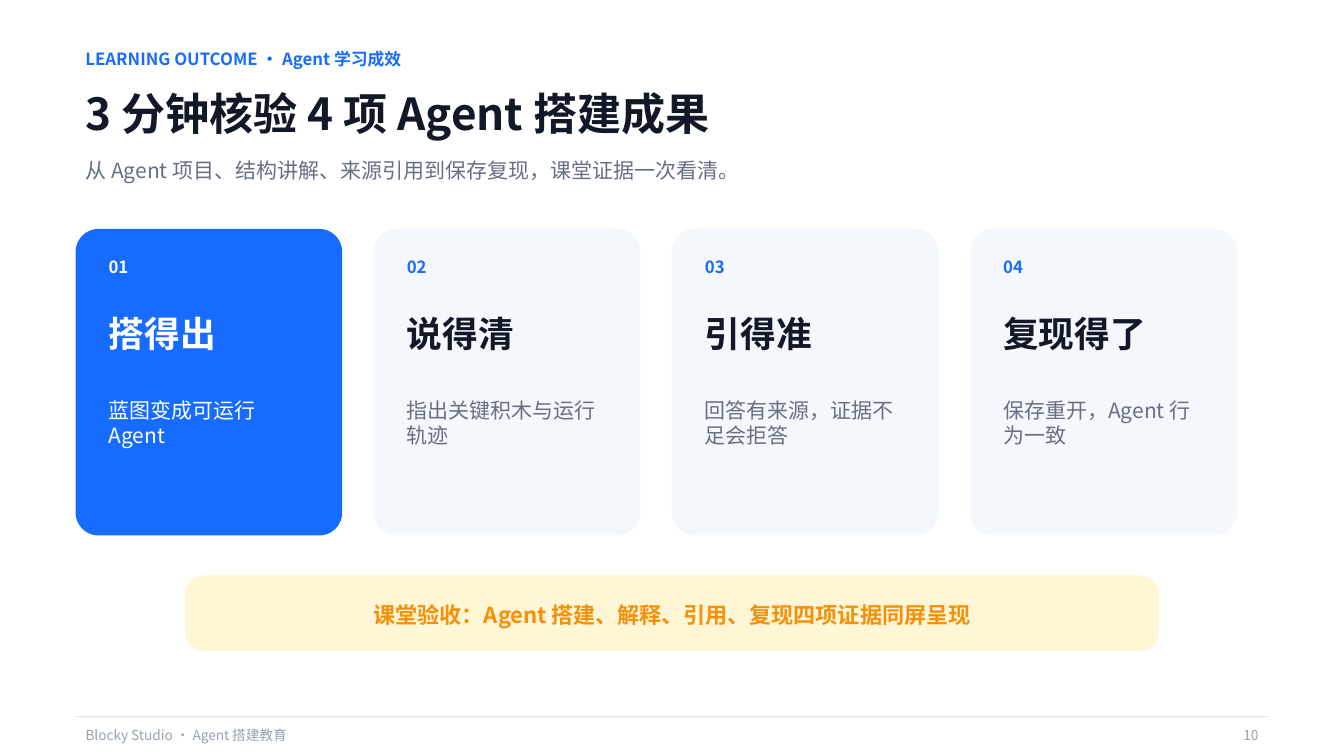
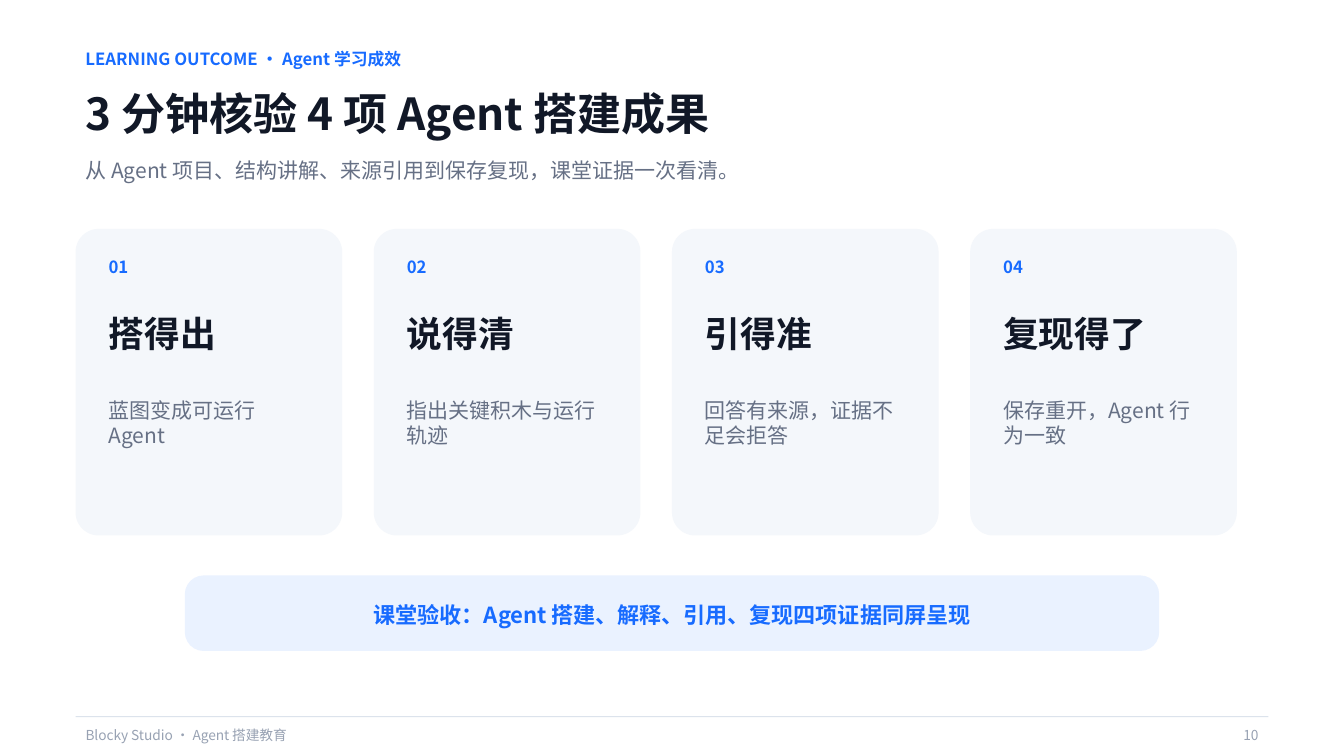
Before and after one commit to q2955161835-debug/Blocky-AI, a slide deck: slide 10 of PPT与商业计划书/Blocky-Studio-息壤杯-AI+教育.pptx. Drawn at 1344x756 pixels with LibreOffice and Linux fonts; fonts in the diff are those of the drawing. Boxes give left, top, right and bottom in pixels: in the first picture for what was removed or moved away, otherwise in the second. Text is boxed around its words. In the diff, an @@ line names an element or a change of style, - is before the commit and + after.

Commit message:
docs: unify competition deck color semantics

```diff
--- a/PPT与商业计划书/Blocky-Studio-息壤杯-AI+教育.pptx
+++ b/PPT与商业计划书/Blocky-Studio-息壤杯-AI+教育.pptx
@@ rounded rectangle at [76, 229, 343, 535]: fill #176BFF to #F4F7FB @@
@@ text "01" at [109, 260, 129, 273]: text colour #FFFFFF to #176BFF @@
@@ text "搭得出" at [109, 316, 216, 350]: text colour #FFFFFF to #111827 @@
@@ text "蓝图变成可运行 Agent" at [109, 400, 256, 448]: text colour #FFFFFF to #667085 @@
@@ rounded rectangle at [185, 576, 1159, 651]: fill #FFF6D6 to #EAF2FF @@
@@ text "课堂验收：Agent 搭建、解释、引用、复现四项证据同屏呈现" at [374, 604, 970, 629]: text colour #F79009 to #176BFF @@
```
Also in this commit, not shown: 12 other slides changed, 1 other file.
